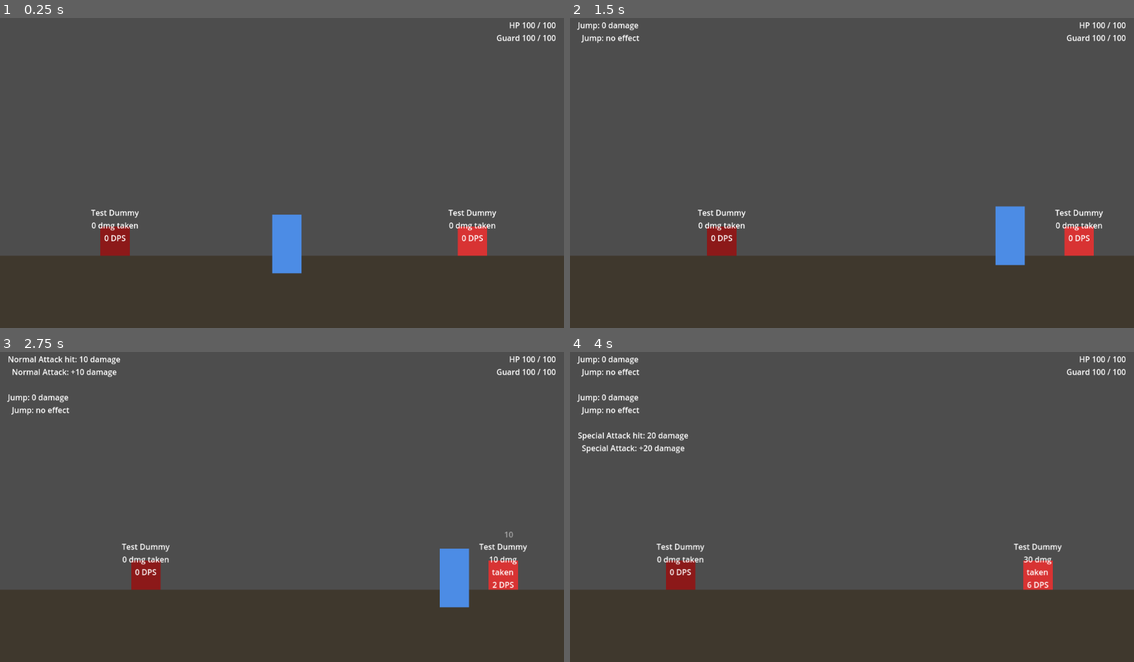
Above: before the commit, frames 1-4 (two rows, left to right).
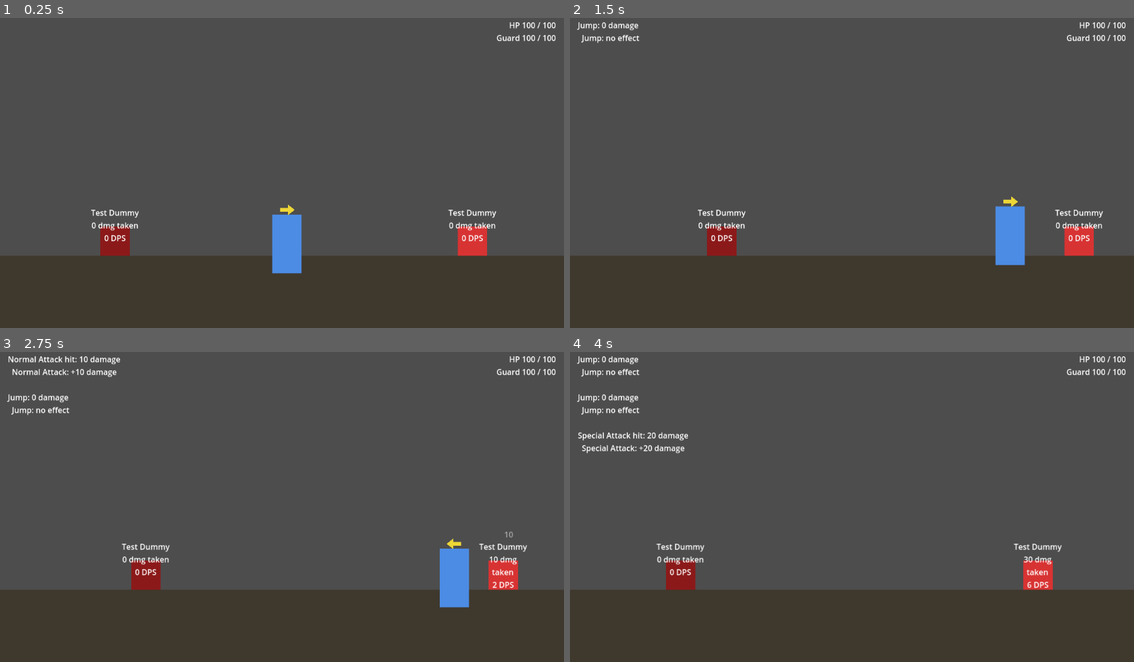
Above: after the commit, the same moments.

Repository: Thord1n/SynapseGame
Game: Godot game, scene res://scenes/main/main.tscn
The game is run twice, just before and just after one commit, with the same random seed, the same clock (stepped at 60 frames per second) and the same inputs.
Inputs (mouse positions are in pixels of both pictures, inside the frame that each line leads up to):
- Up to frame 1 (0.25 s): no input
- Up to frame 2 (1.5 s): tap Enter at 0.5 s; move the mouse to (976, 154) at 0.52 s; hold Q (Block) 0.53-1.28 s; hold D (Right) from 0.53 s (still down); click (976, 154) at 0.67 s; tap Space (Jump) at 0.77 s; move the mouse to (739, 185) at 1.27 s; tap Shift (Dash) at 1.35 s
- Up to frame 3 (2.75 s): tap Space (Jump) at 1.52 s; move the mouse to (338, 435) at 2.02 s; release D (Right) at 2.03 s; press the mouse at (338, 435) at 2.03 s; hold A (Left) from 2.03 s (still down)
- Up to frame 4 (4 s): move the mouse to (823, 565) at 2.77 s; release A (Left) at 2.78 s; release the mouse at (823, 565) at 2.78 s; hold D (Right) from 2.78 s (still down); right-click (823, 565) at 2.85 s; click (823, 565) at 2.92 s; tap Space (Jump) at 3.02, 3.77 s; move the mouse to (1021, 550) at 3.52 s; tap R at 3.6 s

The runs differ from the first frame. In frame 1, less than 0.1% of the frame differs, in the area x 49-53%, y 60-64%; in frame 2, less than 0.1%; in frame 3, less than 0.1%; in frame 4, nothing differs.

Commit message:
Add a debug arrow over the player showing facing
Co-Authored-By: Claude Opus 5.5 (1M context) <noreply@anthropic.com>
Claude-Session: https://claude.ai/code/session_017xZyWZz86SG64GVaBwrJvM

Diff:
--- a/scenes/tests/damage_feel_test.gd
+++ b/scenes/tests/damage_feel_test.gd
@@ -64,6 +64,10 @@
 	player.normal_attack()
 	await _frames(4)
 	_check(hits[0] == 0 and player.swing_visual.scale.x == 1.0, "facing right misses the enemy behind")
+	_check(player.facing_arrow.visible and player.facing_arrow.scale.x == 1.0, "the facing arrow points right")
+	player.facing_direction = -1
+	await _frames(2)
+	_check(player.facing_arrow.scale.x == -1.0, "the facing arrow flips left")
 
 	print("Result: %d passed, %d failed" % [_pass_count, _fail_count])
 	get_tree().quit()
--- a/scripts/player/player_controller.gd
+++ b/scripts/player/player_controller.gd
@@ -161,18 +161,23 @@
 @onready var hitbox: Area2D = $AttackHitbox_Area2D
 ## On-screen swing: a translucent slash drawn over the hitbox while it's active, tinted per move.
 var swing_visual: Polygon2D
+## Debug: a small arrow over the player's head pointing along facing_direction.
+@export var show_facing_arrow := true
+var facing_arrow: Polygon2D
 const SWING_COLORS := {&"normal_attack": Color(1, 1, 1, 0.55), &"special_attack": Color(1, 0.6, 0.15, 0.65)}
 
 func _ready() -> void:
 	add_to_group(&"player")
 	hitbox.area_entered.connect(_on_hitbox_area_entered)
 	_build_swing_visual()
+	_build_facing_arrow()
 	health = max_health
 	guard = max_guard
 	spawn_position = global_position
 
 func _physics_process(delta: float) -> void:
 	_time += delta
+	facing_arrow.scale.x = facing_direction
 	if _is_blocking and not has_ability(&"block"):
 		block(false) # Block taken off the grid mid-block
 	_regen_guard(delta)
@@ -331,6 +336,16 @@
 		if child is CollisionShape2D:
 			child.position.x = absf(child.position.x) * facing_direction
 	swing_visual.scale.x = facing_direction
+
+func _build_facing_arrow() -> void:
+	facing_arrow = Polygon2D.new()
+	facing_arrow.name = "FacingArrow"
+	facing_arrow.position = Vector2(0, -100)
+	facing_arrow.color = Color(1, 0.9, 0.2, 0.9)
+	facing_arrow.polygon = PackedVector2Array([Vector2(-14, -4), Vector2(2, -4), Vector2(2, -11),
+		Vector2(16, 0), Vector2(2, 11), Vector2(2, 4), Vector2(-14, 4)])
+	facing_arrow.visible = show_facing_arrow
+	add_child(facing_arrow)
 
 ## A crescent covering the hitbox's reach, built from its first shape's bounds.
 func _build_swing_visual() -> void:
